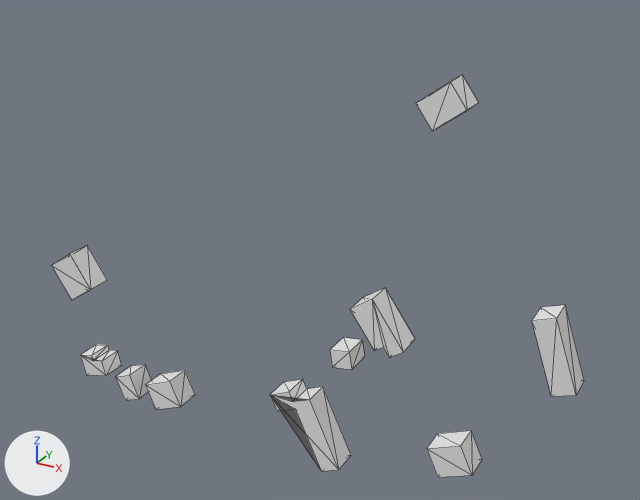
The glTF model output/glb/tile_660.glb as it was, and as the next commit left it.
Camera for both pictures: a 50 mm camera at (161.0, -249.0, 82.0) aimed at (19.0, 8.0, -47.0). The axes (+X, +Y, +Z) are drawn at lower left. The lights are the same throughout. The older version comes first. Mesh edges are drawn as thin lines.
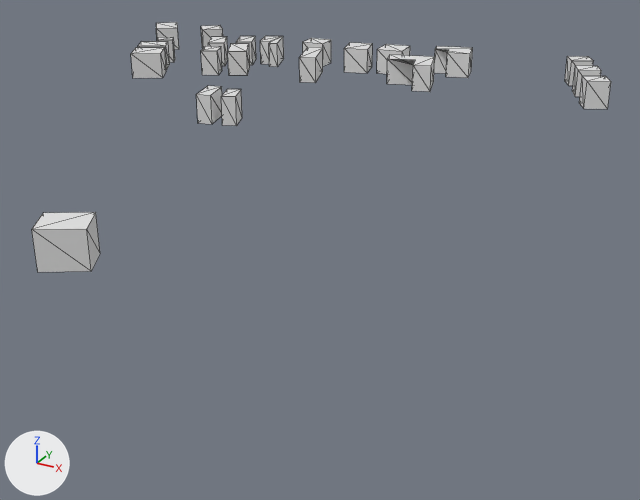
The change, as a diff of the scene's bpy script:
```diff
--- a/output/glb/tile_660.glb.py
+++ b/output/glb/tile_660.glb.py
@@ me_mesh_0 @@
-me_mesh_0.from_pydata(...)  # 96 vertices, 124 faces; spans x -98.0..118.0, y -10.0..0.0, z -129.0..24.0
+me_mesh_0.from_pydata(...)  # 188 vertices, 238 faces; spans x -119.0..101.0, y -126.0..115.0, z 0.0..10.0
+# me_mesh_0 part 1: the loose piece of 8 vertices spanning x 33.0..42.0, y -10.0..0.0, z -82.0..-74.0 is multiplied about its middle by the matrix ((1.028, 0.0, -0.298), (0.298, 0.0, 1.028), (0.0, -1.07, 0.0)), then moved by (57.0, 82.0, 83.0)
+# me_mesh_0 part 2: the loose piece of 8 vertices spanning x -69.0..-57.0, y -10.0..0.0, z -127.0..-113.0 is multiplied about its middle by the matrix ((0.082, 0.0, 0.89), (-0.89, 0.0, 0.082), (0.0, -0.894, 0.0)), then moved by (144.0, 115.0, 125.0)
+# me_mesh_0 part 3: the loose piece of 8 vertices spanning x 33.0..42.0, y -10.0..0.0, z -82.0..-74.0 is copied, and the copy is multiplied about its middle by the matrix ((1.044, 0.0, -0.233), (0.233, 0.0, 1.044), (0.0, -1.07, 0.0)), then moved by (51.0, 98.0, 83.0); it spans x 83.0..94.0, y 88.0..99.0, z 0.0..10.0
+# me_mesh_0 part 4: the loose piece of 8 vertices spanning x -53.0..-35.0, y -10.0..0.0, z -126.0..-110.0 is multiplied about its middle by the matrix ((0.102, 0.0, -0.914), (0.914, 0.0, 0.102), (0.0, -0.92, 0.0)), then moved by (36.0, 96.0, 123.0)
+# me_mesh_0 part 5: the loose piece of 8 vertices spanning x 71.0..88.0, y -10.0..0.0, z -114.0..-98.0 is multiplied about its middle by the matrix ((-0.236, 0.0, -0.804), (0.804, 0.0, -0.236), (0.0, -0.838, 0.0)), then moved by (-168.0, 103.0, 111.0)
+# me_mesh_0 part 6: the loose piece of 8 vertices spanning x 61.0..77.0, y -10.0..0.0, z 8.0..24.0 is multiplied about its middle by the matrix ((-0.026, 0.0, -1.11), (1.11, 0.0, -0.026), (0.0, -1.11, 0.0)), then moved by (-180.0, 98.0, -11.0)
+# me_mesh_0 part 7: the loose piece of 12 vertices spanning x 41.0..61.0, y -10.0..0.0, z -72.0..-51.0 is multiplied about its middle by the matrix ((0.809, 0.0, 0.171), (-0.171, 0.0, 0.809), (0.0, -0.827, 0.0)), then moved by (-98.0, 92.0, 67.0)
+# me_mesh_0 part 8: the loose piece of 8 vertices spanning x -98.0..-77.0, y -10.0..0.0, z -85.0..-64.0 is multiplied about its middle by the matrix ((-0.044, 0.0, 0.833), (-0.833, 0.0, -0.044), (0.0, -0.834, 0.0)), then moved by (8.0, 45.0, 80.0)
+# me_mesh_0 part 9: the loose piece of 8 vertices spanning x -53.0..-35.0, y -10.0..0.0, z -126.0..-110.0 is copied, and the copy is multiplied about its middle by the matrix ((0.873, 0.0, -0.13), (0.13, 0.0, 0.873), (0.0, -0.883, 0.0)), then moved by (-43.0, 58.0, 123.0); it spans x -95.0..-79.0, y 46.0..61.0, z 0.0..10.0
+# me_mesh_0 part 10: the loose piece of 8 vertices spanning x 33.0..42.0, y -10.0..0.0, z -82.0..-74.0 is copied, and the copy is multiplied about its middle by the matrix ((-0.838, 0.0, 0.347), (-0.347, 0.0, -0.838), (0.0, -0.907, 0.0)), then moved by (-127.0, 70.0, 83.0); it spans x -94.0..-85.0, y 61.0..69.0, z 0.0..10.0
+# me_mesh_0 part 11: the loose piece of 8 vertices spanning x 61.0..77.0, y -10.0..0.0, z 8.0..24.0 is copied, and the copy is multiplied about its middle by the matrix ((0.956, 0.0, 0.095), (-0.095, 0.0, 0.956), (0.0, -0.961, 0.0)), then moved by (-44.0, -114.0, -11.0); it spans x 18.0..33.0, y -126.0..-111.0, z 0.0..10.0
+# me_mesh_0 part 12: the loose piece of 8 vertices spanning x 33.0..42.0, y -10.0..0.0, z -82.0..-74.0 is copied, and the copy is multiplied about its middle by the matrix ((0.073, 0.0, -1.158), (1.158, 0.0, 0.073), (0.0, -1.16, 0.0)), then moved by (-66.0, 98.0, 83.0); it spans x -34.0..-23.0, y 87.0..98.0, z 0.0..10.0
+# me_mesh_0 part 13: the loose piece of 8 vertices spanning x 61.0..77.0, y -10.0..0.0, z 8.0..24.0 is copied, and the copy is multiplied about its middle by the matrix ((0.483, 0.0, -0.876), (0.876, 0.0, 0.483), (0.0, -1.0, 0.0)), then moved by (-62.0, 100.0, -11.0); it spans x 1.0..13.0, y 88.0..101.0, z 0.0..10.0
+# me_mesh_0 part 14: the loose piece of 16 vertices spanning x 8.0..37.0, y -10.0..0.0, z -129.0..-98.0 is deleted
+# me_mesh_0 part 15: the loose piece of 12 vertices spanning x -87.0..-74.0, y -10.0..0.0, z -120.0..-110.0 is deleted
+# me_mesh_0 part 16: the loose piece of 8 vertices spanning x 102.0..118.0, y -10.0..0.0, z -70.0..-43.0 is deleted
+# me_mesh_0 part 17: 64 vertices added at x -75.0..39.0, y 50.0..110.0, z 0.0..10.0
+# me_mesh_0 part 18: 16 vertices added at x -21.0..-4.0, y -12.0..2.0, z 0.0..10.0
```

What differs and where, as boxes [x1, y1, x2, y2] in the pictures (640 x 500 px; the box of a moved part takes in the faces that stretch with it):
'Mesh_0', reshaped (9% wider, 38% shorter): before [51, 75, 584, 477]; after [32, 22, 611, 272]
part 1 of me_mesh_0, moved or reshaped: before [330, 338, 365, 370]; after [579, 76, 611, 109]
part 2 of me_mesh_0, moved or reshaped: before [116, 364, 151, 400]; after [565, 56, 594, 86]
part 3 of me_mesh_0, added: after [572, 66, 601, 97]
part 4 of me_mesh_0, moved or reshaped: before [146, 370, 195, 410]; after [344, 43, 373, 73]
part 5 of me_mesh_0, moved or reshaped: before [427, 431, 482, 477]; after [201, 25, 223, 48]
part 6 of me_mesh_0, moved or reshaped: before [416, 75, 479, 131]; after [156, 22, 179, 49]
part 7 of me_mesh_0, moved or reshaped: before [350, 288, 415, 358]; after [260, 36, 284, 67]
part 8 of me_mesh_0, moved or reshaped: before [51, 246, 107, 300]; after [131, 47, 166, 78]
part 9 of me_mesh_0, added: after [138, 41, 170, 69]
part 10 of me_mesh_0, added: after [157, 37, 175, 62]
part 11 of me_mesh_0, added: after [32, 212, 100, 272]
part 12 of me_mesh_0, added: after [303, 38, 331, 66]
part 13 of me_mesh_0, added: after [377, 44, 410, 74]
part 14 of me_mesh_0, deleted: before [270, 379, 351, 471]
part 15 of me_mesh_0, deleted: before [80, 345, 122, 376]
part 16 of me_mesh_0, deleted: before [532, 305, 584, 396]
part 17 of me_mesh_0, added: after [201, 36, 473, 92]
part 18 of me_mesh_0, added: after [196, 86, 242, 126]
